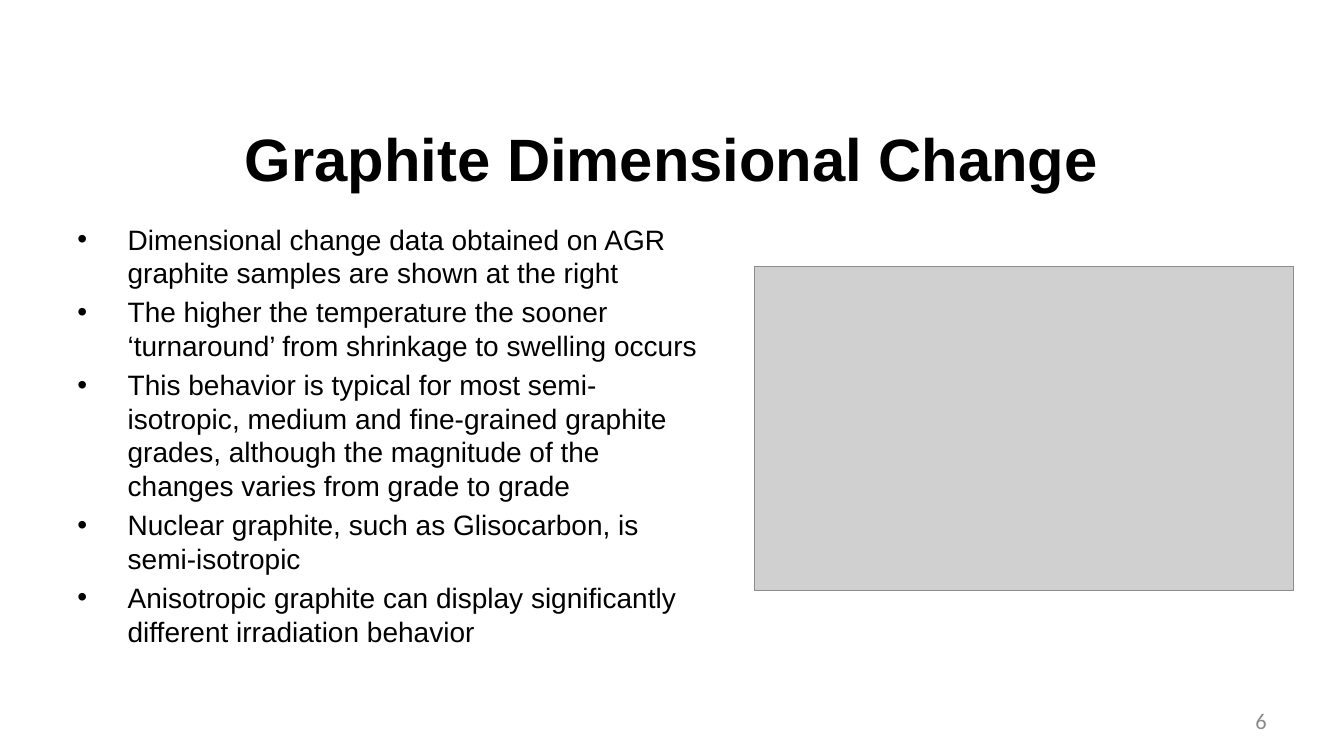
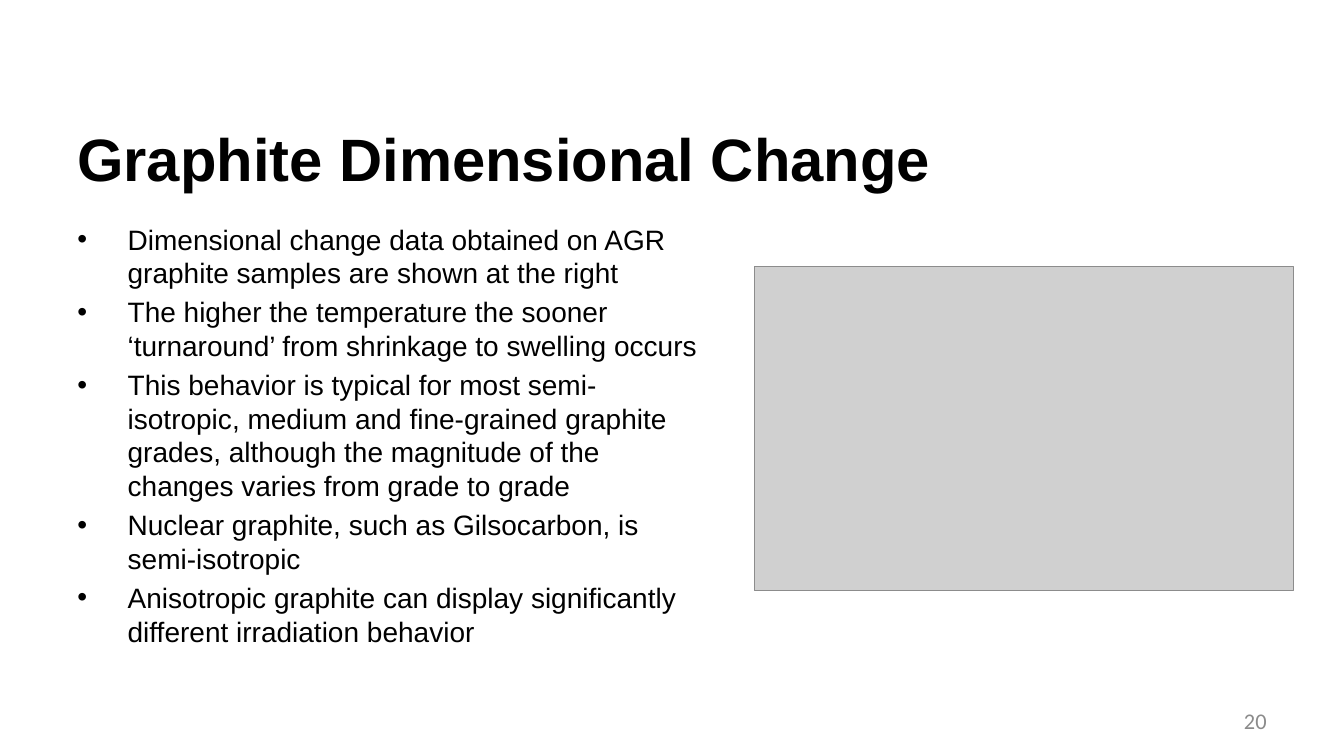
Before and after one commit to benbeeler/TEACHING, a slide deck: slide 20 of Advanced Reactor Materials/Fall2025/Lec5_TRISO.pptx (slide 6 before the commit). Drawn at 1344x756 pixels with LibreOffice and Linux fonts; fonts in the diff are those of the drawing; grey boxes stand for pictures; background and template pictures are left out. Boxes give left, top, right and bottom in pixels: in the first picture for what was removed or moved away, otherwise in the second. Text is boxed around its words. In the diff, an @@ line names an element or a change of style, - is before the commit and + after.

```diff
--- a/Advanced Reactor Materials/Fall2025/Lec5_TRISO.pptx
+++ b/Advanced Reactor Materials/Fall2025/Lec5_TRISO.pptx
@@ title "Graphite Dimensional Change" at (x1=77, y1=137, x2=930, y2=193): alignment centre to left @@
@@ text at (x1=128, y1=514, x2=638, y2=574): text changed @@
-• Nuclear graphite, such as Glisocarbon, is semi-isotropic
+• Nuclear graphite, such as Gilsocarbon, is semi-isotropic
@@ page number at (x1=1244, y1=714, x2=1267, y2=729): text changed @@
-6
+20
```
Also in this commit, not shown: 18 other slides changed, 15 slides added, 18 slides removed, 5 other files.
